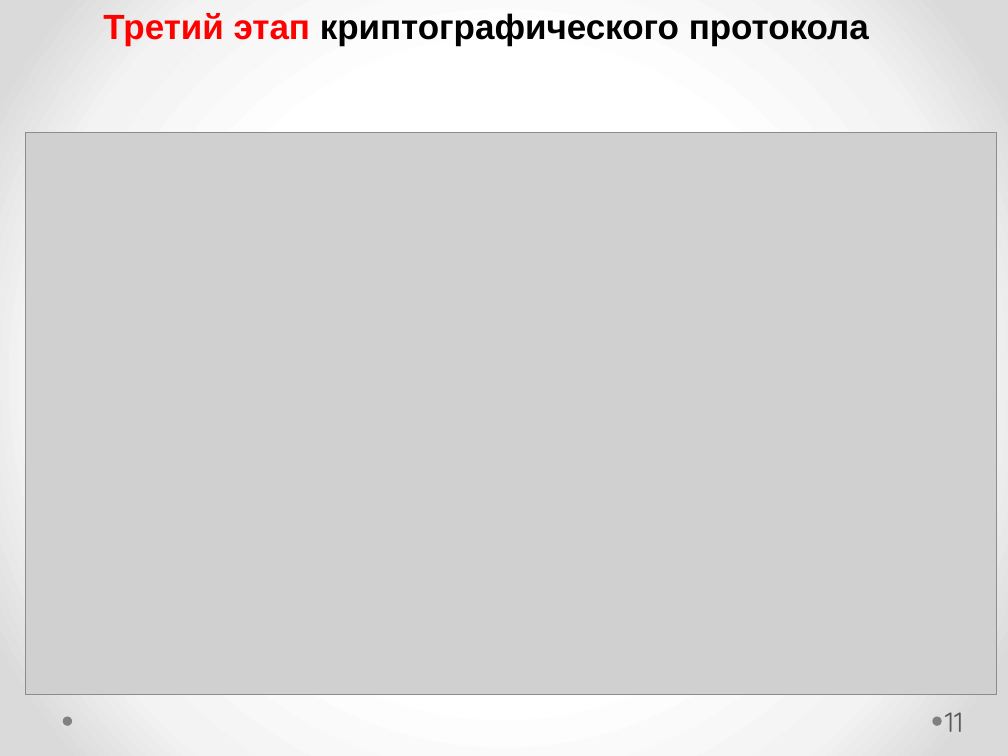
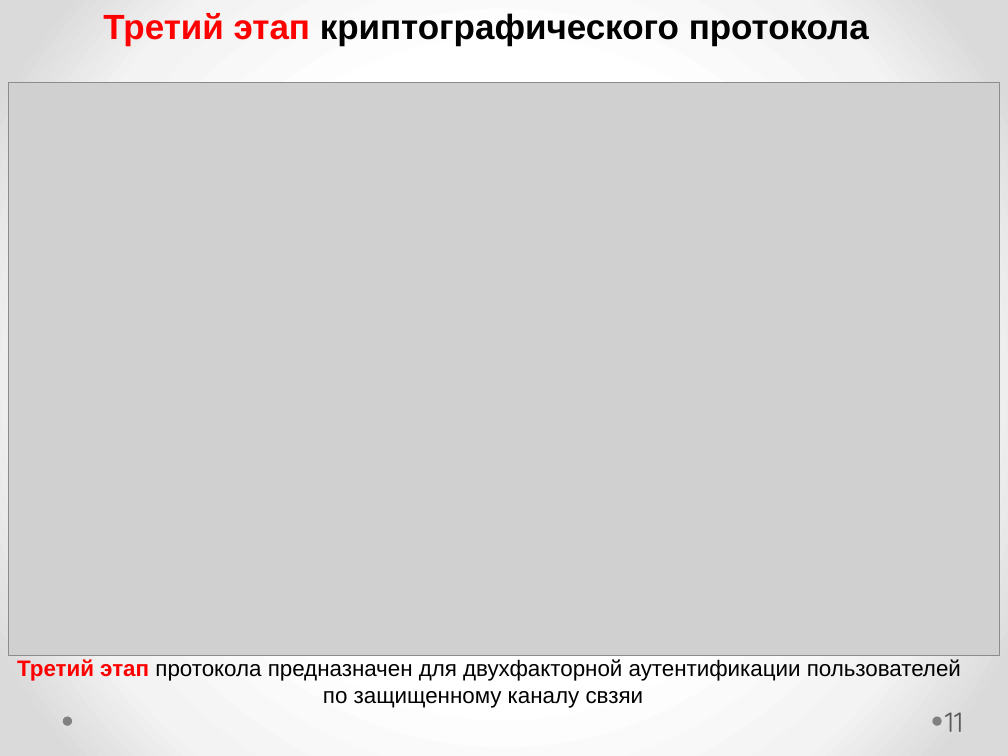
Before and after one commit to romanivanov21/tk_project_windows, a slide deck: slide 11 of ВКР (выпускная квалификационная работа)/MP-49_Ivanov_Roman_present.pptx. Drawn at 1008x756 pixels with LibreOffice and Linux fonts; fonts in the diff are those of the drawing; grey boxes stand for pictures. Boxes give left, top, right and bottom in pixels: in the first picture for what was removed or moved away, otherwise in the second. Text is boxed around its words. In the diff, an @@ line names an element or a change of style, - is before the commit and + after.

```diff
--- a/ВКР (выпускная квалификационная работа)/MP-49_Ivanov_Roman_present.pptx
+++ b/ВКР (выпускная квалификационная работа)/MP-49_Ivanov_Roman_present.pptx
@@ picture: place and size @@
-picture at (26, 132, 997, 694)
+picture at (9, 83, 1000, 656)
@@ text added at (17, 659, 961, 708), 16 pt, text #000000 @@
+Третий этап протокола предназначен для двухфакторной аутентификации пользователей по защищенному каналу свзяи
```
Also in this commit, not shown: 2 other slides changed, 1 other file.
